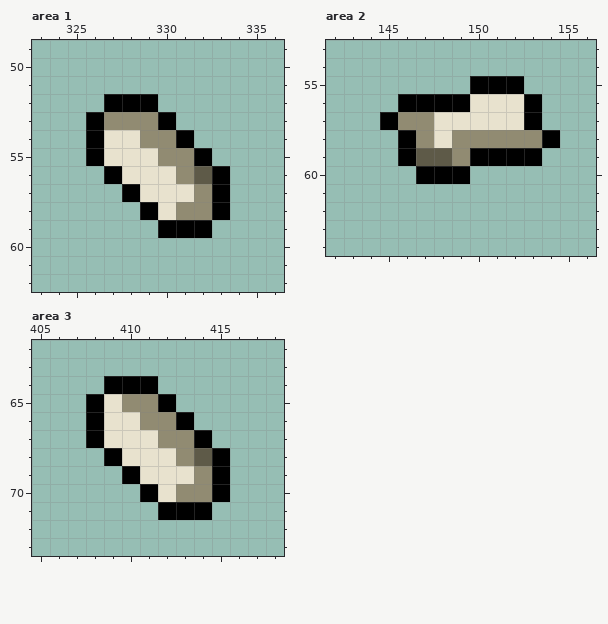
File history of a pixel-art file, Assets/Characters/Josh/josh_defeat.aseprite. The picture above is the old version.
480x80 pixels, 1 frame. Shown: area 1: x 323..336, y 49..62; area 2: x 142..156, y 53..64; area 3: x 405..418, y 62..73. The commit also changed other parts of the picture, which this record leaves out.
After:
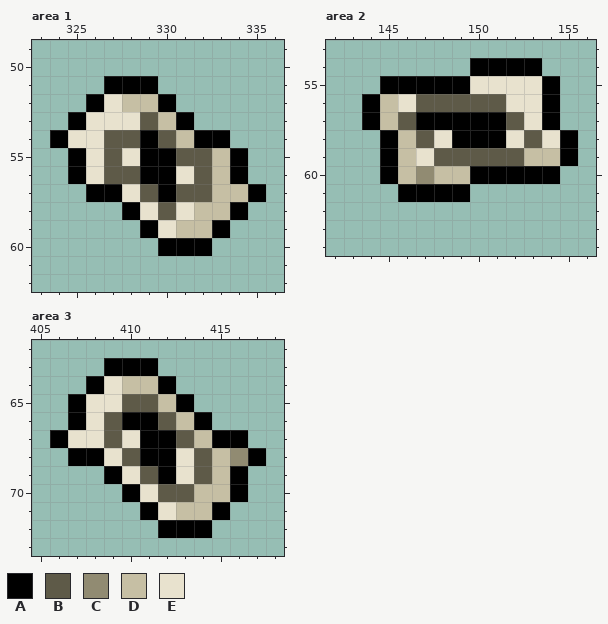
Palette (. is transparent): A #000000  B #5e5a48  C #918b72  D #c6bfa4  E #e8e2ce
Edits made:
--- area 1
@@ x 323..336 @@
 50 ..............
-51 ..............
-52 ....AAA.......
-53 ...ACCCA......
-54 ...AEECCA.....
-55 ...AEEECCA....
-56 ....AEEECBA...
-57 .....AEEECA...
-58 ......AECCA...
-59 .......AAA....
-60 ..............
+51 ....AAA.......
+52 ...AEDDA......
+53 ..AEEEBDA.....
+54 .AEEBBABDAA...
+55 ..AEBEAABBDA..
+56 ..AEBBAAEBDA..
+57 ...AAEBABBDDA.
+58 .....AEBEDDA..
+59 ......AEDDA...
+60 .......AAA....
 61 ..............
--- area 2
@@ x 142..156 @@
 53 ...............
-54 ...............
-55 ........AAA....
-56 ....AAAAEEEA...
-57 ...ACCEEEEEA...
-58 ....ACECCCCCA..
-59 ....ABBCAAAA...
-60 .....AAA.......
-61 ...............
+54 ........AAAA...
+55 ...AAAAAEEEEA..
+56 ..ADEBBBBBEEA..
+57 ..ADBAAAAABEA..
+58 ...ADBEAAAEBEA.
+59 ...ADEBBBBBDDA.
+60 ...ADCDDAAAAA..
+61 ....AAAA.......
 62 ...............
--- area 3
@@ x 405..418 @@
 62 ..............
-63 ..............
-64 ....AAA.......
-65 ...AECCA......
-66 ...AEECCA.....
-67 ...AEEECCA....
-68 ....AEEECBA...
-69 .....AEEECA...
-70 ......AECCA...
-71 .......AAA....
-72 ..............
+63 ....AAA.......
+64 ...AEDDA......
+65 ..AEEBBDA.....
+66 ..AEBAABDA....
+67 .AEEBEAABDAA..
+68 ..AAEBAAEBDCA.
+69 ....AEBAEBDA..
+70 .....AEBBDDA..
+71 ......AEDDA...
+72 .......AAA....
 73 ..............
Pixel boxes of the changes (left, top, right, bottom) in both pictures:
changed: (50, 76, 266, 256)
changed: (362, 58, 578, 202)
changed: (50, 358, 266, 538)
